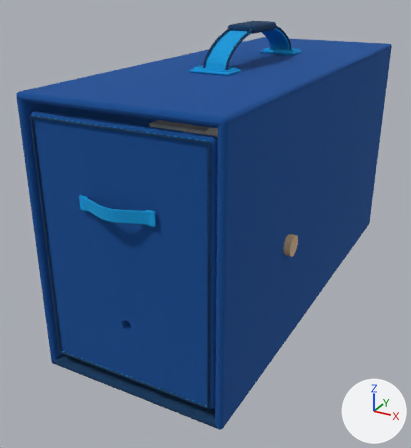
Two versions of the Blender file belt-volume-6-model.blend, one commit apart.
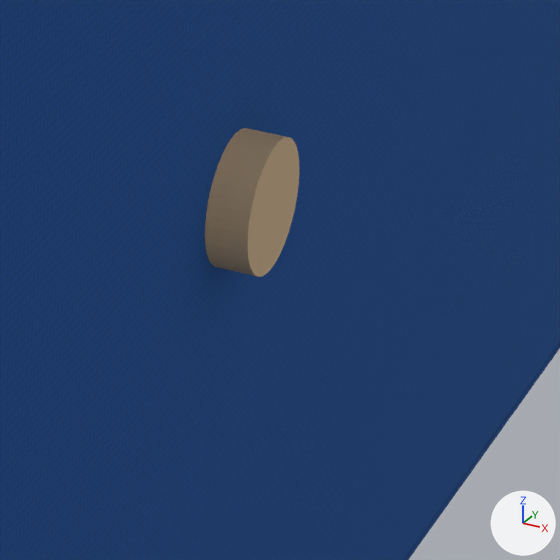
Each version is shown whole from a 50 mm camera at (0.174, -0.385, 0.235) aimed at (-0.019, -0.035, 0.06), then close up on the part from 61% to 82% of the width and 48% to 67% of the height. Arrows for +X, +Y and +Z are at lower right; the lights stay in place. The last two pictures show the newer version.

The first close-up shows 'Cabinet_side.001', 'Push_pull_knob.001' and 1 more.
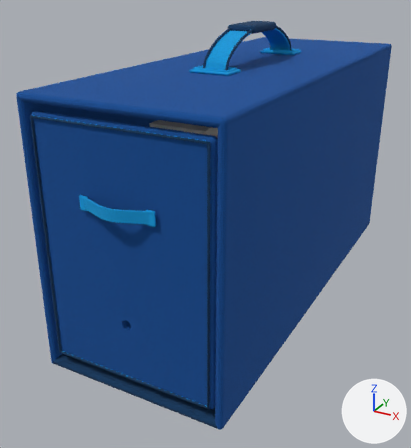
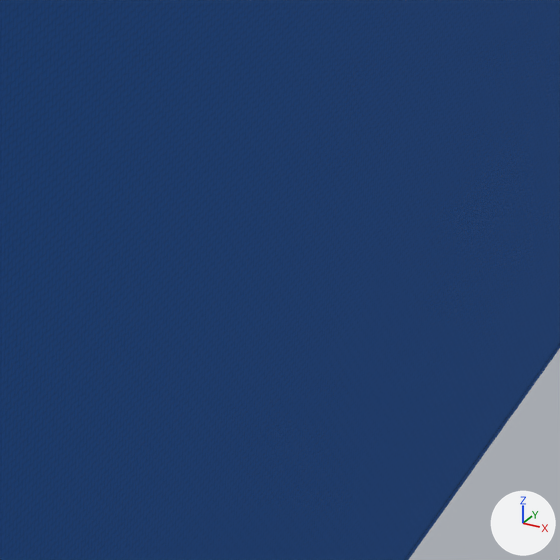
Pixel boxes [x1, y1, x2, y2] of what changed, in the close-ups (560 x 560 px):
'Push_pull_knob.001', moved, rescaled (not visible afterwards)
    before: [205, 128, 299, 277]

The change in detail:
me_cylinder_072 is used by ob_push_pull_knob_001; parent ob_sliding_dowel; location (0.0648, 0.0, 0.0798); rotation (0.0, 1.571, 0.0), in degrees (0, 90, 0).
me_cylinder_072 had 80 vertices, 42 faces and spanned x -0.00686..0.00686, y -0.00686..0.00686, z -0.00305..0.00305.
me_cylinder_072 now has 80 vertices, 42 faces and spans x -0.00381..0.00381, y -0.00381..0.00381, z -0.00127..0.00127.
me_cylinder_072 part 1: the whole mesh is scaled about its middle by (0.556, 0.556, 0.417).
Object 'Push_pull_knob.001' (ob_push_pull_knob_001) moves from (0.0648, 0.0, 0.0798) to (0.0518, 0.0, 0.0798).
